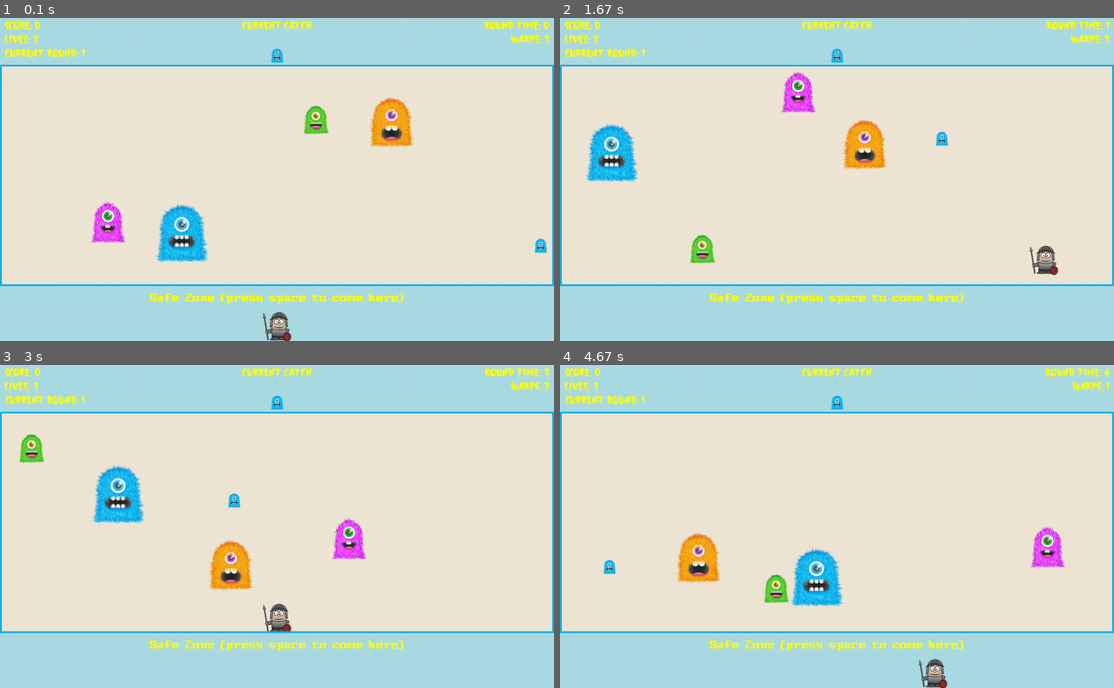
Above: before the commit, frames 1-4 (two rows, left to right).
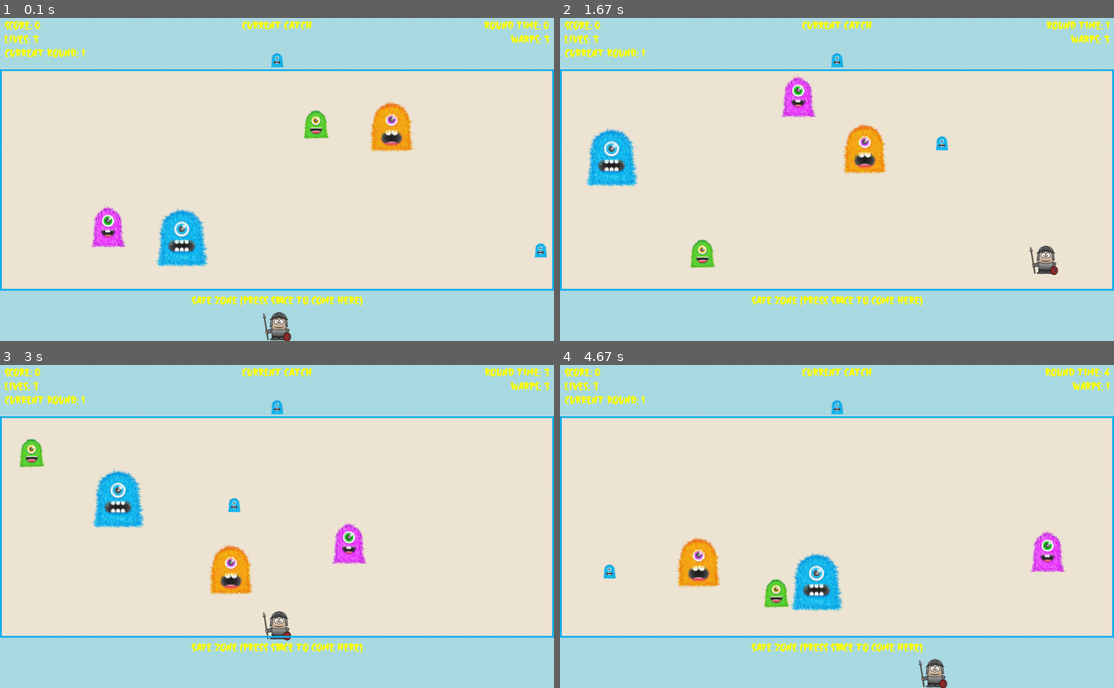
Above: after the commit, the same moments.

Repository: saphir-lab/pygame_monster_wrangler
Game: pygame game, started from game.py
Same seed, same stepped clock (60 frames per second), same inputs: the game is played once before the commit and once after it.
Inputs:
- Up to frame 1 (0.1 s): no input
- Up to frame 2 (1.67 s): hold Right 0.33-0.8 s; hold Up 0.83-1.13 s; hold Right 1.17-1.63 s
- Up to frame 3 (3 s): hold Left 1.67-2.2 s; hold Down 2.23-2.53 s; hold Left 2.57-2.97 s
- Up to frame 4 (4.67 s): hold Up 3-3.37 s; tap Space at 3.07, 3.47, 3.77, 4.13, 4.53 s; hold Right 3.4-4.03 s; hold Down 4.07-4.43 s; hold Left from 4.47 s (still down)

The runs differ from the first frame. In frame 1, 7.9% of the frame differs, in the area x 0-100%, y 9-90%; in frame 2, 7.9%; in frame 3, 8.2%; in frame 4, 7.9%.

Commit message:
Hide Target monster when game over

Diff:
--- a/dashboard.py
+++ b/dashboard.py
@@ -7,6 +7,7 @@
 
 # Personal Python Modules
 from const import *
+from ennemies import Monster
 from utils.parameterfile import ParameterFile
 from utils.coloredlog import ColorLogger
 
@@ -31,6 +32,7 @@
 
         # Dashboard elements
         self.reset_score()
+        self.target_monster:Monster = None
 
     def _init_var_from_settings(self):
         """ Initialize instance variables from setting file content """
@@ -52,8 +54,9 @@
     def add_score(self):
         self.score += 100*self.round_number
 
-    def draw(self, lives:int, warps:int, target_monster_image:pygame.Surface):
+    def draw(self, lives:int, warps:int, target_monster:Monster):
         """Draw the HUD and other to the display"""
+        self.target_monster = target_monster
         text_margin = 10
 
         #Set text
@@ -92,10 +95,11 @@
         self.screen.blit(warp_text, warp_rect)
 
         # Blit the target monster & draw rectangle in associated color
-        target_monster_rect = target_monster_image.get_rect()
-        target_monster_rect.centerx = self.screen_rect.centerx
-        target_monster_rect.bottom = self.screen_rect.bottom - 3
-        self.screen.blit(target_monster_image, target_monster_rect)
+        if self.target_monster:
+            target_monster_rect = self.target_monster.image.get_rect()
+            target_monster_rect.centerx = self.screen_rect.centerx
+            target_monster_rect.bottom = self.screen_rect.bottom - 3
+            self.screen.blit(self.target_monster.image, target_monster_rect)
         # pygame.draw.rect(self.screen, self.target_monster.color, target_monster_rect, 2)
 
     def get_bonus(self):
--- a/game.py
+++ b/game.py
@@ -90,6 +90,7 @@
 
             # Initialize Monsters
             self.ennemies_lst = Ennemies(logger=self.logger).ennemies_lst
+            self.target_monster:Monster = None
 
     def _init_var_from_settings(self):
         try:
@@ -134,8 +135,9 @@
         self.monster_group.draw(self.screen)
 
         #draw Dashboard & Color the play zone with the color of the target monster
-        self.dashboard.draw(lives=self.player.lives, warps=self.player.warps, target_monster_image=self.target_monster_hud_image)
-        pygame.draw.rect(self.screen, self.target_monster.color, self.playzone, 4)
+        self.dashboard.draw(lives=self.player.lives, warps=self.player.warps, target_monster=self.target_monster)
+        if self.target_monster and self.target_monster.color:
+            pygame.draw.rect(self.screen, self.target_monster.color, self.playzone, 4)
 
         # Display pause text
         if msg1:
@@ -186,10 +188,10 @@
     def choose_new_target(self):
         """Choose a new target monster for the player"""
         self.target_monster = random.choice(self.monster_group.sprites())
-        self.target_monster_hud_image = self.target_monster.image
 
     def game_over(self):
         self.player.reset_position()
+        self.target_monster = None
         self.pause_game(f"Game Over", enter_to_text="play again", with_animation=True)
         self.reset_game()
 
--- a/settings/dashboard.yaml
+++ b/settings/dashboard.yaml
@@ -1,4 +1,4 @@
-Height: 100
+Height: 110
 Font:
   Path: assets/fonts/Abrushow.ttf
   Size: 24
--- a/settings/game.yaml
+++ b/settings/game.yaml
@@ -8,7 +8,7 @@
   Size: 24
   Color: [255, 0, 0]     # RED
 Background:
-  Color: [238,229,212]         # BLACK
+  Color: [238,229,212]   # BLACK
   Image: null
 Music:
   Play: null
--- a/settings/safezone.yaml
+++ b/settings/safezone.yaml
@@ -1,6 +1,6 @@
-Height: 120
+Height: 110
 Font:
-  Path: assets/fonts/Pixel.ttf
+  Path: assets/fonts/Abrushow.ttf
   Size: 24
   Color: [255, 255, 0]     # YELLOW
 Background:
